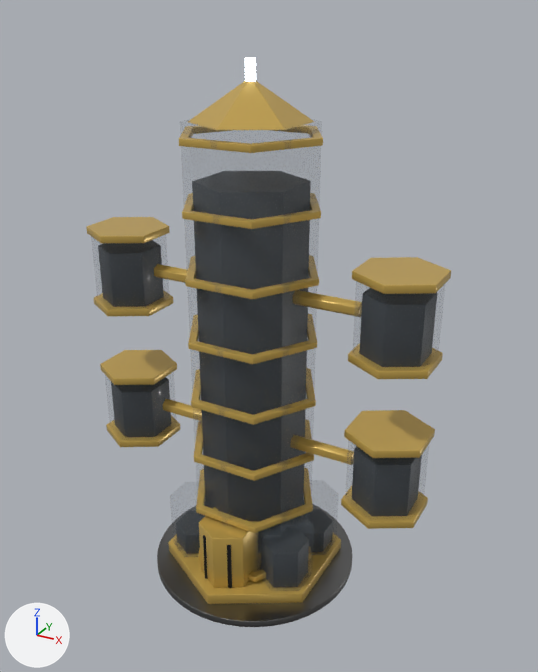
One commit to the glTF model assets/kit_hd/skins/Skin_Hive_T4.glb: the scene before it, then after it.
Both versions are drawn from a 50 mm lens placed at (5.43, -9.34, 9.1), pointed at (0.24, 0.1, 4.38). Every picture has the same lights, and +X, +Y and +Z are marked at lower left. The first picture is the older version. Vertices at exactly the same position are counted once.

The first picture shows 'Skin_Hive_T4'.
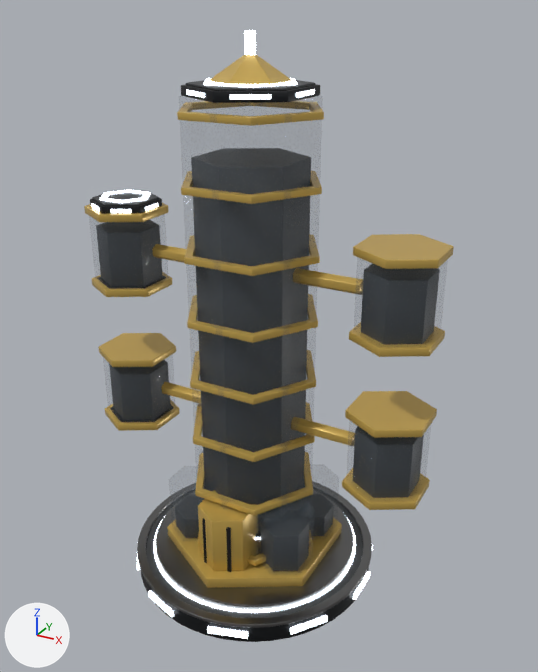
Pixel boxes (x1, y1, x2, y2) of what changed, in the pictures (538 x 672 px; the box of a moved part takes in the faces that stretch with it):
'Skin_Hive_T4', reshaped (7% taller): before (86, 57, 451, 627); after (84, 30, 454, 642)
part 1 of me_skin_hive_t4, added: after (146, 502, 363, 618)
part 2 of me_skin_hive_t4, moved or reshaped (not visible afterwards): before (168, 537, 341, 604)
part 3 of me_skin_hive_t4, moved or reshaped: before (157, 522, 352, 627); after (141, 567, 369, 642)
part 4 of me_skin_hive_t4, added: after (156, 507, 353, 609)
part 5 of me_skin_hive_t4, added: after (296, 89, 315, 98)
part 6 of me_skin_hive_t4, added: after (145, 203, 158, 211)
part 7 of me_skin_hive_t4, added: after (353, 571, 370, 600)
part 8 of me_skin_hive_t4, rebuilt: before (91, 234, 170, 309); after (89, 214, 169, 289)
part 9 of me_skin_hive_t4, rebuilt: before (170, 482, 206, 557); after (169, 466, 205, 541)
part 10 of me_skin_hive_t4, rebuilt: before (303, 480, 339, 555); after (304, 464, 339, 539)
part 11 of me_skin_hive_t4, rebuilt: before (352, 281, 446, 370); after (353, 257, 448, 347)
part 12 of me_skin_hive_t4, rebuilt: before (189, 81, 313, 129); after (181, 84, 320, 103)
part 13 of me_skin_hive_t4, rebuilt: before (105, 372, 177, 440); after (103, 354, 176, 423)
part 14 of me_skin_hive_t4, rebuilt: before (180, 119, 322, 572); after (178, 95, 323, 556)
part 15 of me_skin_hive_t4, deleted: before (94, 133, 451, 591)
part 16 of me_skin_hive_t4, built on: before (86, 217, 319, 588); after (84, 180, 454, 639)
part 17 of me_skin_hive_t4, built on: before (245, 57, 256, 82); after (177, 30, 324, 126)

What changed in the scene script:
```text
Change me_skin_hive_t4:
    remove me_skin_hive_t4.from_pydata(...)  # 5076 vertices, 10000 faces; spans x -2.94..2.94, y -1.75..1.75, z 0.06..8.49
    add me_skin_hive_t4.from_pydata(...)  # 7536 vertices, 14692 faces; spans x -2.94..2.94, y -2.09..2.09, z 0.06..8.84
    me_skin_hive_t4 part 1: a new loose piece, a 48-sided cylinder along z spanning x -1.95..1.95, y -1.95..1.95, z 0.38..0.41, in mat_os_plate (dark grey #525557)
    me_skin_hive_t4 part 2: the loose piece of 84 vertices spanning x -1.34..1.34, y -1.55..1.55, z 0.16..0.36 is scaled about its middle by (0.62, 0.62, 0.471), then moved by (0.0, 0.0, 0.83), in mat_os_dark (dark grey #2c2e30)
    me_skin_hive_t4 part 3: the loose piece of 288 vertices spanning x -1.75..1.75, y -1.75..1.75, z 0.06..0.18 is multiplied about its middle by the matrix ((1.172, 0.0, 0.0), (0.0, 1.172, 0.0), (0.0, 0.0, 2.964)), then moved by (0.0, 0.0, 0.11), in mat_os_dark (dark grey #2c2e30)
    me_skin_hive_t4 part 4: the loose piece of 288 vertices spanning x -1.75..1.75, y -1.75..1.75, z 0.06..0.18 is copied, and the copy is moved by (0.0, 0.0, 0.34); it spans x -1.75..1.75, y -1.75..1.75, z 0.4..0.52
    me_skin_hive_t4 part 5: a new loose piece, a box spanning x 0.764..0.854, y -0.265..0.265, z 8.04..8.1, in mat_os_light (white #d4dde5, glowing white #edf6ff)
    me_skin_hive_t4 part 6: a new loose piece, a box spanning x -1.916..-1.826, y -0.16..0.16, z 6.19..6.25, in mat_os_light (white #d4dde5, glowing white #edf6ff)
    me_skin_hive_t4 part 7: a new loose piece, a box spanning x 2.04..2.09, y -0.322..0.322, z 0.19..0.29, in mat_os_light (white #d4dde5, glowing white #edf6ff)
    me_skin_hive_t4 part 8: the loose piece of 84 vertices spanning x -2.89..-1.81, y -0.62..0.62, z 4.51..5.81 is rebuilt with 84 vertices and now spans x -2.89..-1.81, y -0.62..0.62, z 4.85..6.15
    me_skin_hive_t4 part 9: the loose piece of 84 vertices spanning x -1.27..-0.45, y -0.97..-0.03, z 0.36..1.36 is rebuilt with 84 vertices and now spans x -1.27..-0.45, y -0.97..-0.03, z 0.7..1.7
    me_skin_hive_t4 part 10: the loose piece of 84 vertices spanning x 0.45..1.27, y 0.03..0.97, z 0.36..1.36 is rebuilt with 84 vertices and now spans x 0.45..1.27, y 0.03..0.97, z 0.7..1.7
    me_skin_hive_t4 part 11: the loose piece of 84 vertices spanning x 1.81..2.89, y -0.62..0.62, z 4.51..5.81 is rebuilt with 84 vertices and now spans x 1.81..2.89, y -0.62..0.62, z 4.85..6.15
    me_skin_hive_t4 part 12: the loose piece of 84 vertices spanning x -0.77..0.77, y -0.89..0.89, z 7.64..8.19 is rebuilt with 84 vertices and now spans x -0.83..0.83, y -0.96..0.96, z 8.0..8.14, in mat_os_dark (dark grey #2c2e30)
    me_skin_hive_t4 part 13: the loose piece of 84 vertices spanning x -2.89..-1.81, y -0.62..0.62, z 2.01..3.31 is rebuilt with 84 vertices and now spans x -2.89..-1.81, y -0.62..0.62, z 2.35..3.65
    me_skin_hive_t4 part 14: the loose piece of 84 vertices spanning x -0.87..0.87, y -1.0..1.0, z 0.36..7.66 is rebuilt with 84 vertices and now spans x -0.87..0.87, y -1.0..1.0, z 0.7..8.0
    me_skin_hive_t4 part 15: 23 loose pieces with 2576 vertices, spanning x -2.94..2.94, y -1.24..1.47, z 0.36..7.51, are deleted
    me_skin_hive_t4 part 16: 756 vertices removed from x -2.94..1.21, y -1.35..1.39, z 0.36..5.84; 4776 vertices added at x -2.94..2.94, y -2.09..2.09, z 0.19..6.85
    me_skin_hive_t4 part 17: 7 vertices moved within x -0.08..0.05, y -0.08..0.08, z 8.48..8.49; 77 vertices removed from x -0.08..0.08, y -0.08..0.08, z 8.14..8.49; 613 vertices added at x -1.12..1.12, y -0.97..0.97, z 7.75..8.84
    other edits to the shape of me_skin_hive_t4 do not show in these pictures
    add me_skin_hive_t4.materials.append(mat_os_plate)  # dark grey #525557
    add me_skin_hive_t4.materials.append(mat_os_dark)  # dark grey #2c2e30
```
